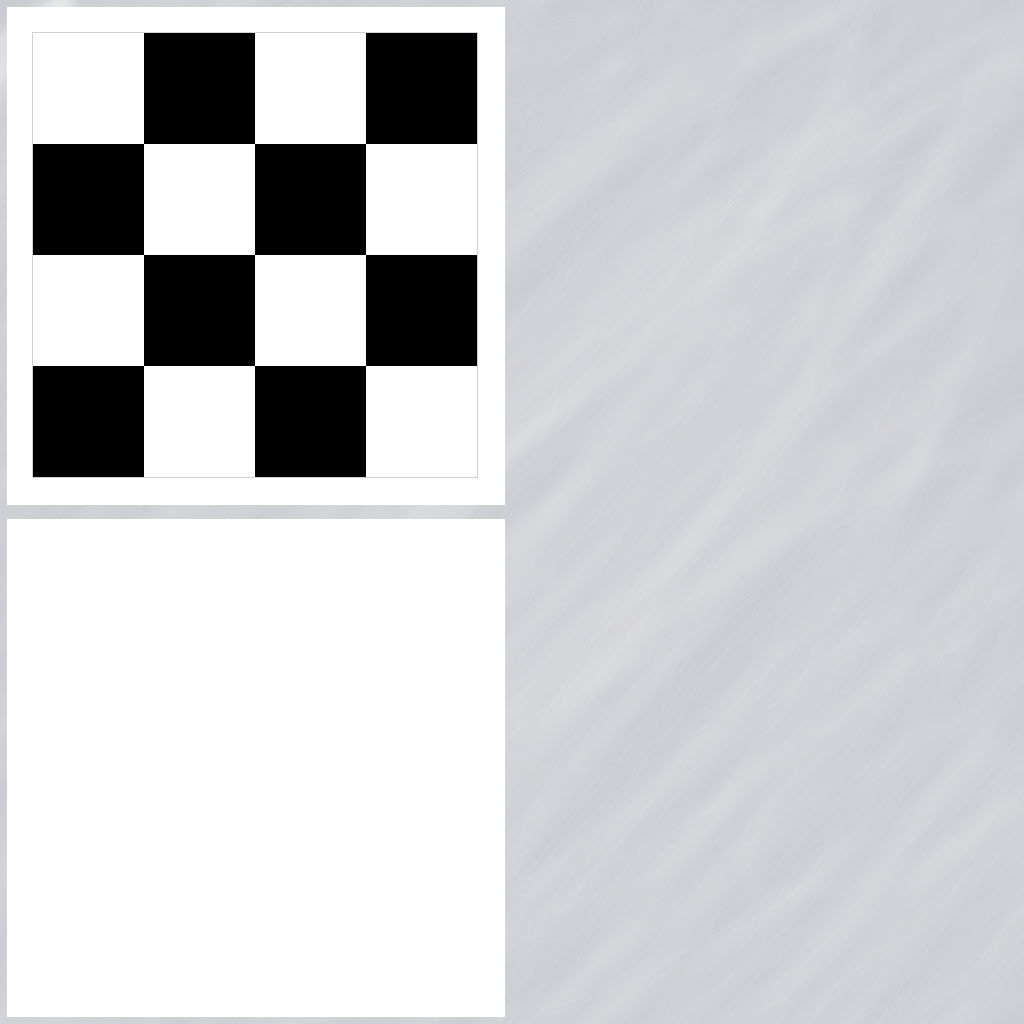
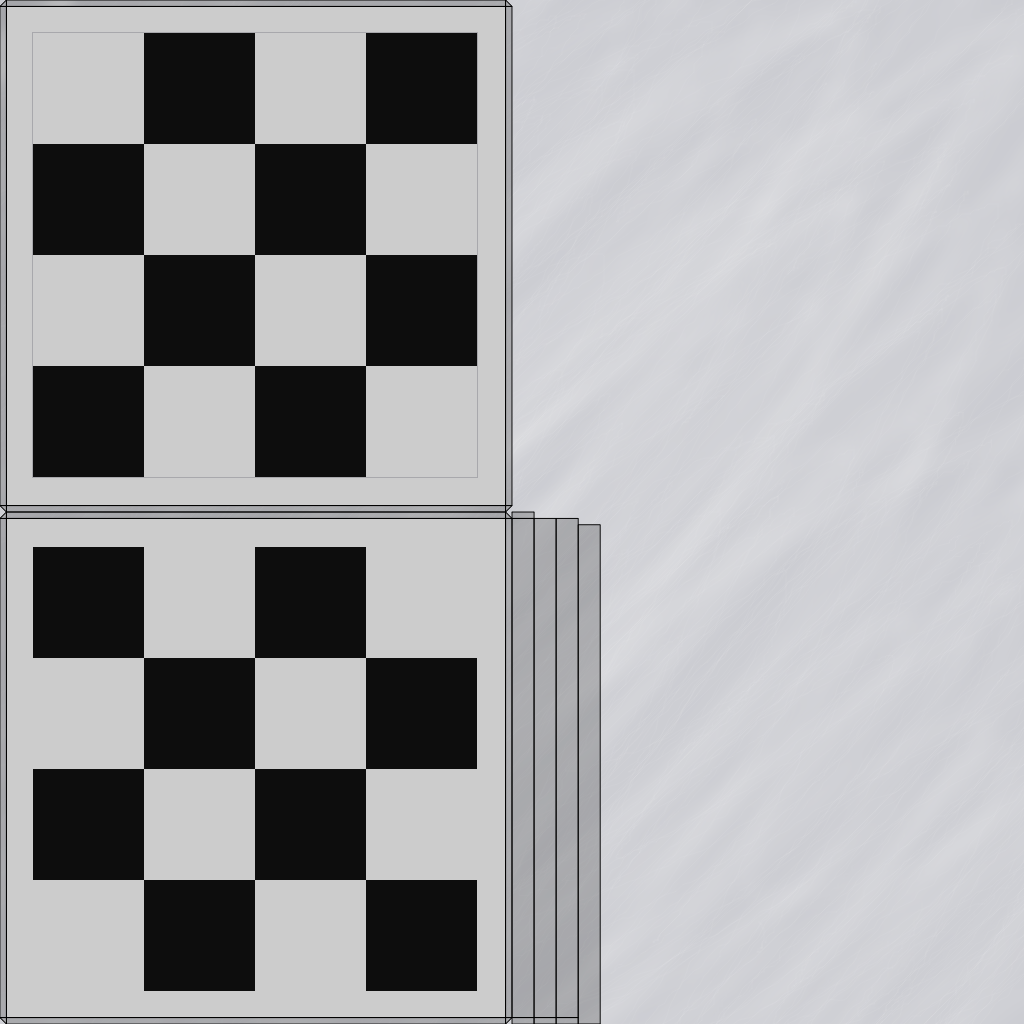
Two versions of the same layered image (w=1024, h=1024). Layer-by-layer changes:
showed "board uv map" over (0, 0, 601, 1024)
showed "squares bottom" over (33, 547, 477, 991)
